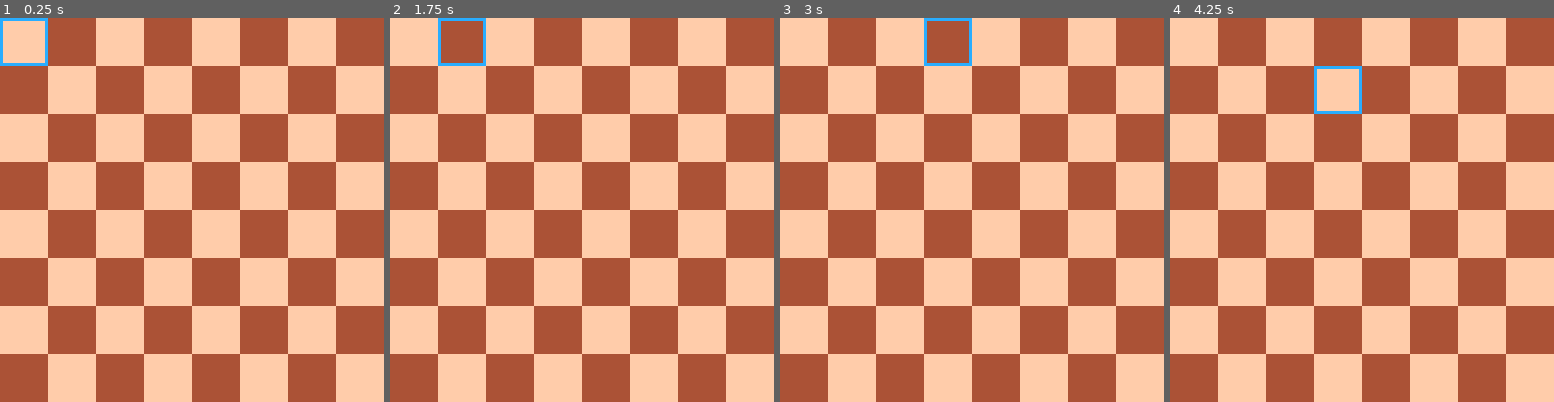
Above: before the commit, frames 1-4 (left to right).
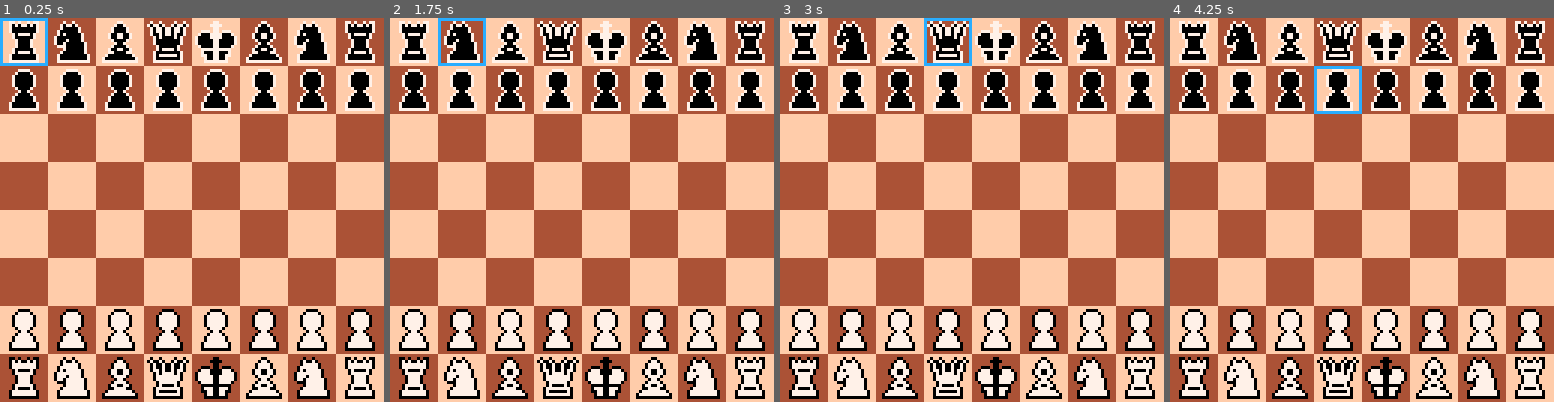
Above: after the commit, the same moments.

Repository: GrayFennec/p8chess
Game: PICO-8 cartridge chess.p8
The game is run twice, just before and just after one commit, with the same random seed, the same clock (stepped at 60 frames per second) and the same inputs.
Inputs:
- Up to frame 1 (0.25 s): no input
- Up to frame 2 (1.75 s): tap X (X key) at 0.33, 1.07 s; tap O (Z key) at 0.7, 1.7 s; hold Right from 1.6 s (still down)
- Up to frame 3 (3 s): tap X (X key) at 1.85, 2.97 s; release Right at 2.1 s; tap O (Z key) at 2.1, 2.5, 2.9 s; hold Up 2.15-2.42 s; hold Right from 2.47 s (still down)
- Up to frame 4 (4.25 s): release Right at 3.03 s; hold Left 3.08-3.58 s; tap O (Z key) at 3.3, 3.7, 4.1 s; hold Down 3.63-3.97 s; hold Right from 4.02 s (still down); tap X (X key) at 4.08 s

The runs differ from the first frame. In frame 1, 22% of the frame differs, in the area x 2-98%, y 0-100%; in frame 2, 22%; in frame 3, 22%; in frame 4, 22%.

Commit message:
HTML and JS files

Diff:
--- a/chess.p8
+++ b/chess.p8
@@ -466,7 +466,8 @@
 function _init()
 	--init board to 8x8
 	init_board(brdw,brdh)
- import_fen(stat(4))
+ import_fen('rnbqkbnr/pppppppp/8/8/8/8/PPPPPPPP/RNBQKBNR w KQkq - 0 1')
+ --import_fen(stat(4))
 end
 
 --initialize rookloc by finding
Not shown, added: chess.html
Not shown, added: chess.js
